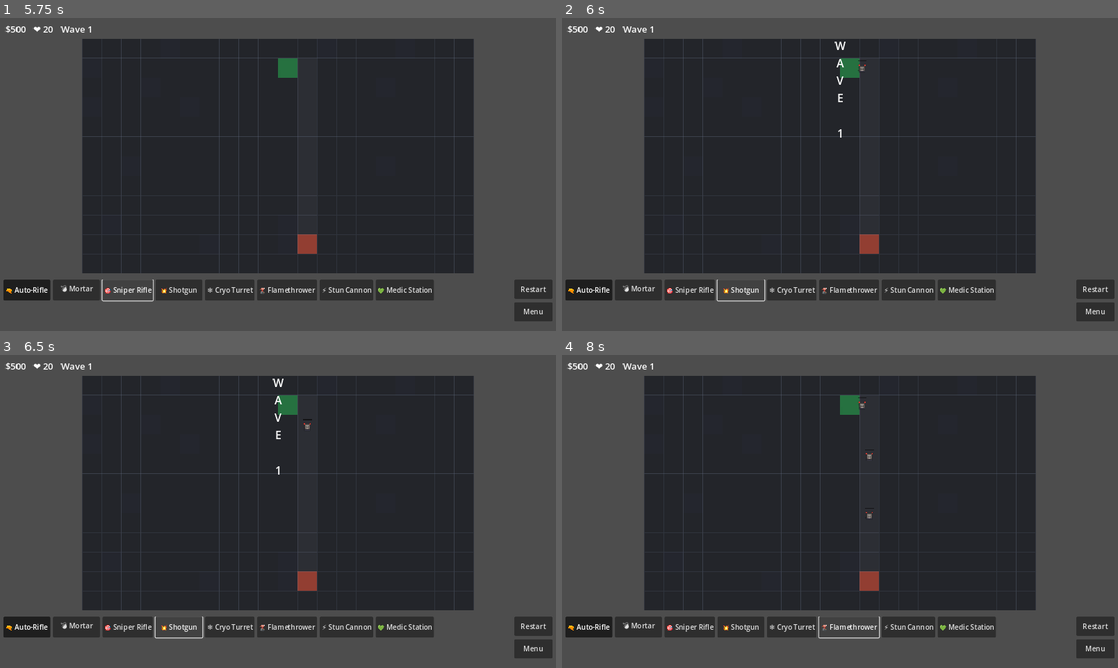
Above: before the commit, frames 1-4 (two rows, left to right).
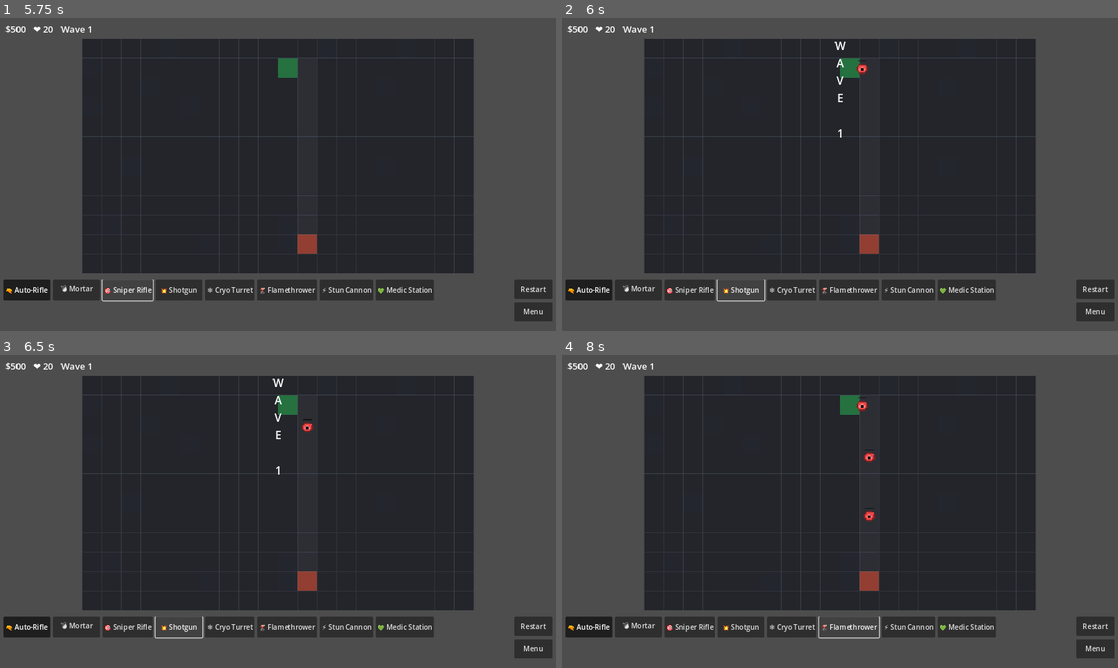
Above: after the commit, the same moments.

Repository: sixgjack/my-tower-defense
Game: Godot game, scene res://scenes/main/main.tscn
Two runs of this game, one before a commit and one after it. Both use one fixed random seed, a clock stepped at 60 frames per second and the inputs below.
Inputs:
- Up to frame 1 (5.75 s): click "Start game" at 0.5 s; click "Restart" at 1.25 s; click "Restart" at 2 s; click "Restart" at 2.75 s; click "🔫 Auto-Rifle" at 3.5 s; click "💣 Mortar" at 4.25 s; click "🎯 Sniper Rifle" at 5 s
- Up to frame 2 (6 s): click "💥 Shotgun" at 5.75 s
- Up to frame 3 (6.5 s): no input
- Up to frame 4 (8 s): click "❄️ Cryo Turret" at 6.5 s; click "🌋 Flamethrower" at 7.25 s

Frame 1 is identical in both runs. In frame 2, less than 0.1% of the frame differs, in the area x 53-55%, y 14-18%; in frame 3, less than 0.1%; in frame 4, 0.2%, in the area x 53-57%, y 14-54%.
Error before the commit: Invalid call. Nonexistent 'String' constructor. (res://scripts/game/world_board.gd:129)
Error after the commit: Invalid call. Nonexistent 'String' constructor. (res://scripts/game/world_board.gd:116)

Commit message:
feat(visuals): manual pixel sprite renderer for towers and enemies
Co-authored-by: Cursor <cursoragent@cursor.com>

Diff:
--- a/godot/scripts/game/world_board.gd
+++ b/godot/scripts/game/world_board.gd
@@ -80,12 +80,7 @@
 		var tc: int = int(t["c"])
 		var rect3 := Rect2(Vector2(tc * cs + 4, tr * cs + 4), Vector2(cs - 8, cs - 8))
 		var key: String = String(t["key"])
-		var tower_frames: Array = _tower_tex.get(key, [])
-		var tex: Texture2D = _pick_frame(tower_frames, anim_tick + int(t.get("id", 0)))
-		if tex != null:
-			draw_texture_rect(tex, rect3, false)
-		else:
-			draw_rect(rect3, _tower_color(key))
+		_draw_pixel_tower(rect3, key, anim_tick + int(t.get("id", 0)))
 		_draw_tower_accent(rect3, key, anim_tick)
 		draw_rect(rect3, Color(1, 1, 1, 0.8), false, 1.5)
 
@@ -96,15 +91,7 @@
 		var scale: float = float(e.get("scale", 1.0))
 		var size_px: float = 28.0 * scale
 		var enemy_rect := Rect2(center - Vector2(size_px, size_px) * 0.5, Vector2(size_px, size_px))
-		var enemy_key: String = _enemy_key(e)
-		var enemy_frames: Array = _enemy_tex.get(enemy_key, [])
-		var enemy_tex: Texture2D = _pick_frame(enemy_frames, anim_tick + int(e.get("id", 0)))
-		if enemy_tex != null:
-			draw_texture_rect(enemy_tex, enemy_rect, false)
-		else:
-			var rad: float = 12.0 * scale
-			draw_circle(center, rad + 2.0, Color.BLACK)
-			draw_circle(center, rad, e.get("color", Color.WHITE))
+		_draw_pixel_enemy(enemy_rect, e, anim_tick + int(e.get("id", 0)))
 		_draw_enemy_hp_bar(enemy_rect, e)
 
 	for p in _session.projectiles:
@@ -289,6 +276,98 @@
 		draw_circle(pos, 3.8, col)
 
 
+func _draw_pixel_tower(rect3: Rect2, key: String, tick: int) -> void:
+	var phase: int = tick % 2
+	var pattern: PackedStringArray = PackedStringArray([
+		"..1111..",
+		".122221.",
+		"12233221",
+		"12344321",
+		"12344321",
+		"12233221",
+		".122221.",
+		"..1111..",
+	])
+	var base: Color = _tower_color(key)
+	var c1: Color = base.darkened(0.45)
+	var c2: Color = base
+	var c3: Color = base.lightened(0.18 + 0.07 * phase)
+	var c4: Color = base.lightened(0.36 + 0.08 * phase)
+	if key.find("SNIPER") >= 0:
+		pattern[3] = "12344444"
+		pattern[4] = "12344444"
+		c4 = Color(0.95, 0.3, 0.3)
+	elif key.find("CANNON") >= 0:
+		pattern[2] = "12244421"
+		pattern[3] = "12344421"
+		pattern[4] = "12344421"
+		c4 = Color(0.16, 0.18, 0.22)
+	elif key.find("HEAL") >= 0:
+		pattern[2] = "12234321"
+		pattern[3] = "12344421"
+		pattern[4] = "12344421"
+		pattern[5] = "12234321"
+		c4 = Color(0.2, 1.0, 0.62)
+	_draw_pixel_pattern(rect3, pattern, {"1": c1, "2": c2, "3": c3, "4": c4})
+
+
+func _draw_pixel_enemy(rect: Rect2, e: Dictionary, tick: int) -> void:
+	var phase: int = tick % 3
+	var name: String = String(e.get("name", "")).to_lower()
+	var is_boss: bool = String(e.get("boss_type", "")) != ""
+	var base: Color = Color(e.get("color", Color.WHITE))
+	var c1: Color = base.darkened(0.5)
+	var c2: Color = base
+	var c3: Color = base.lightened(0.24 + 0.05 * phase)
+	var c4: Color = Color(0.08, 0.08, 0.1)
+	var pattern: PackedStringArray = PackedStringArray([
+		"........",
+		"..1111..",
+		".122222.",
+		"12233221",
+		"12344321",
+		"12344321",
+		".122221.",
+		"..1111..",
+	])
+	if name.contains("drone") or name.contains("glitch") or name.contains("titan"):
+		pattern[0] = "...44..."
+		pattern[1] = "..1441.."
+		pattern[6] = ".122221."
+		c4 = Color(0.66, 0.9, 1.0)
+	elif name.contains("virus") or name.contains("trojan") or name.contains("worm"):
+		pattern[0] = "..4..4.."
+		pattern[7] = "..4444.."
+		c4 = Color(0.45, 1.0, 0.58)
+	else:
+		pattern[5] = "12344321"
+		pattern[6] = ".122221."
+	if is_boss:
+		pattern[0] = ".4....4."
+		pattern[1] = "44111144"
+		c4 = Color(1.0, 0.24, 0.2)
+	_draw_pixel_pattern(rect, pattern, {"1": c1, "2": c2, "3": c3, "4": c4})
+
+
+func _draw_pixel_pattern(rect: Rect2, pattern: PackedStringArray, palette: Dictionary) -> void:
+	if pattern.is_empty():
+		return
+	var h: int = pattern.size()
+	var w: int = pattern[0].length()
+	if h <= 0 or w <= 0:
+		return
+	var px: float = rect.size.x / float(w)
+	var py: float = rect.size.y / float(h)
+	for y in range(h):
+		var row: String = pattern[y]
+		for x in range(w):
+			var ch: String = row.substr(x, 1)
+			if ch == "." or not palette.has(ch):
+				continue
+			var col: Color = palette[ch]
+			draw_rect(Rect2(rect.position + Vector2(px * x, py * y), Vector2(px + 0.25, py + 0.25)), col)
+
+
 func _draw_neon_asphalt_ground(map_rect: Rect2, cs: int, anim_tick: int) -> void:
 	# Subtle beat-em-up road flavor without heavy textures: cracks, lane marks, puddles, manholes.
 	var pulse: float = 0.28 + 0.08 * sin(float(anim_tick) * 0.45)
